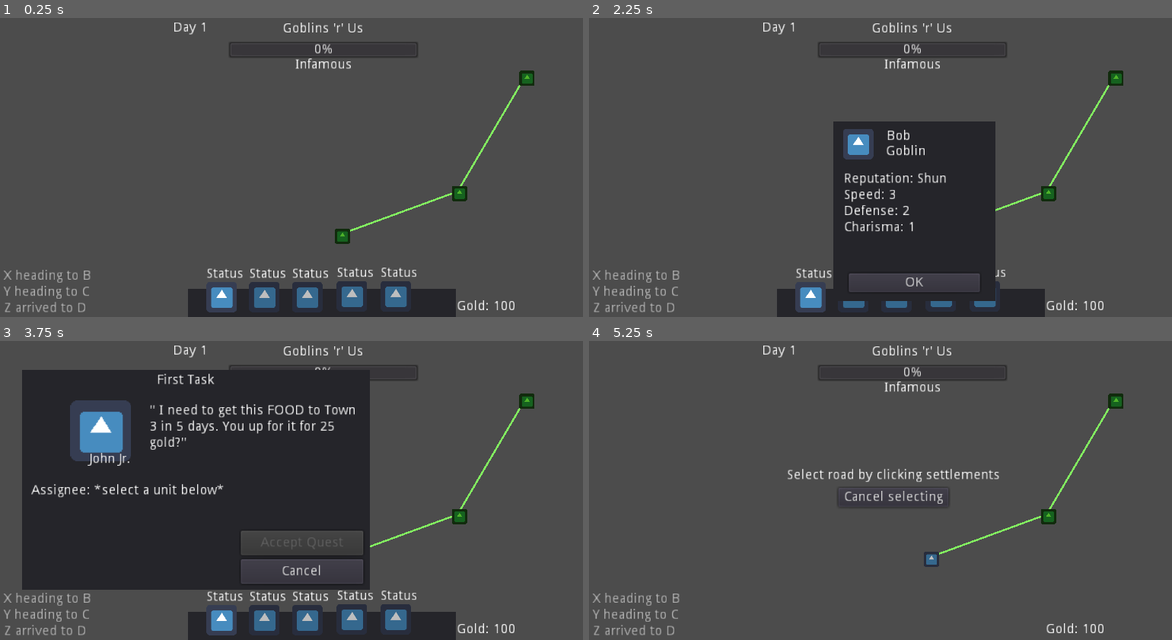
Above: before the commit, frames 1-4 (two rows, left to right).
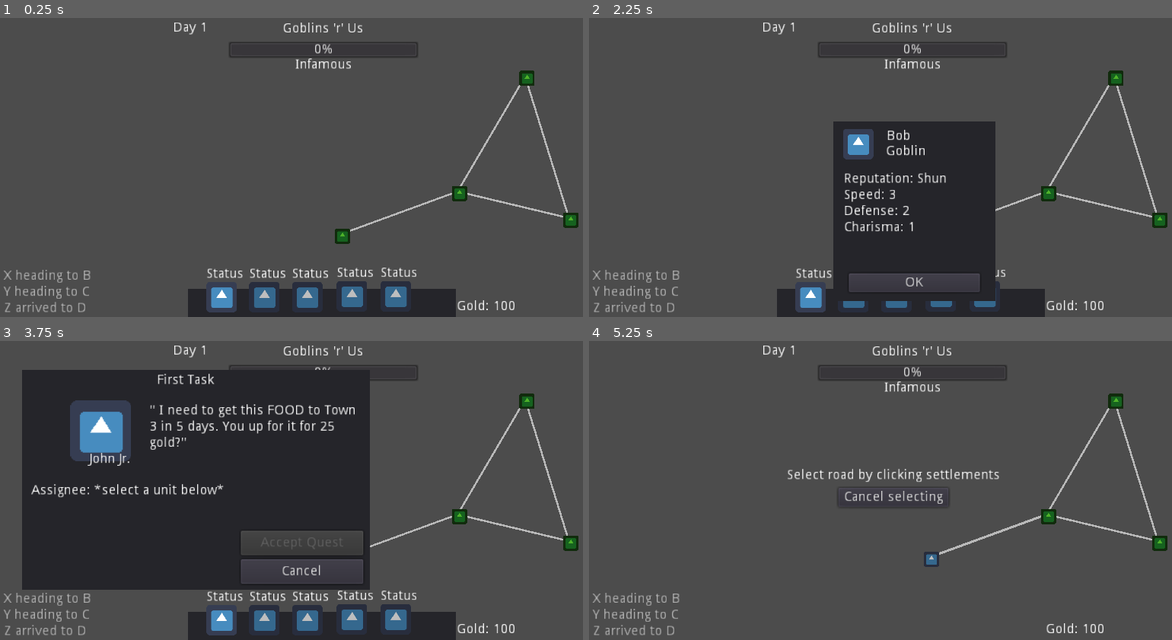
Above: after the commit, the same moments.

Repository: coderaurus/ludumdare-53
Game: Godot game, scene res://scenes/Main.tscn
Same seed, same stepped clock (60 frames per second), same inputs: the game is played once before the commit and once after it. The engine's default icon, where the game draws it, is replaced by a stand-in: a white triangle on a blue panel in a dark square.
Inputs (mouse positions are in pixels of both pictures, inside the frame that each line leads up to):
- Up to frame 1 (0.25 s): no input
- Up to frame 2 (2.25 s): click (932, 236) at 0.52 s; click "Cancel" at 1.25 s; click (810, 296) at 2.02 s
- Up to frame 3 (3.75 s): click "OK" at 2.75 s; click (343, 559) at 3.52 s
- Up to frame 4 (5.25 s): click (810, 619) at 4.27 s; click "Accept Quest" at 5 s

The runs differ from the first frame. In frame 1, 0.6% of the frame differs, in the area x 60-100%, y 22-72%; in frame 2, 0.6%; in frame 3, 0.6%; in frame 4, 0.7%.

Commit message:
Add path selection to goal

Diff:
--- a/scenes/Main.tscn
+++ b/scenes/Main.tscn
@@ -102,16 +102,30 @@
 
 [node name="Road" type="Line2D" parent="Map/Roads"]
 width = 2.0
-default_color = Color( 0.509804, 0.929412, 0.376471, 1 )
+default_color = Color( 1, 1, 1, 0.607843 )
 script = ExtResource( 8 )
 s_path_a = NodePath("../../Settlements/Settlement")
 s_path_b = NodePath("../../Settlements/Settlement2")
 
 [node name="Road2" type="Line2D" parent="Map/Roads"]
 width = 2.0
-default_color = Color( 0.509804, 0.929412, 0.376471, 1 )
+default_color = Color( 1, 1, 1, 0.607843 )
 script = ExtResource( 8 )
 s_path_a = NodePath("../../Settlements/Settlement2")
+s_path_b = NodePath("../../Settlements/Settlement3")
+
+[node name="Road3" type="Line2D" parent="Map/Roads"]
+width = 2.0
+default_color = Color( 1, 1, 1, 0.607843 )
+script = ExtResource( 8 )
+s_path_a = NodePath("../../Settlements/Settlement2")
+s_path_b = NodePath("../../Settlements/Settlement4")
+
+[node name="Road4" type="Line2D" parent="Map/Roads"]
+width = 2.0
+default_color = Color( 1, 1, 1, 0.607843 )
+script = ExtResource( 8 )
+s_path_a = NodePath("../../Settlements/Settlement4")
 s_path_b = NodePath("../../Settlements/Settlement3")
 
 [node name="Settlements" type="Node2D" parent="Map"]
@@ -141,6 +155,15 @@
 contact_name = "Johnette"
 
 [node name="CollisionShape2D" type="CollisionShape2D" parent="Map/Settlements/Settlement3"]
+shape = SubResource( 1 )
+
+[node name="Settlement4" type="Area2D" parent="Map/Settlements"]
+position = Vector2( 598, 216 )
+script = ExtResource( 4 )
+settlement_name = "Town 3"
+contact_name = "Johnette"
+
+[node name="CollisionShape2D" type="CollisionShape2D" parent="Map/Settlements/Settlement4"]
 shape = SubResource( 1 )
 
 [node name="UI" type="Control" parent="."]
@@ -239,6 +262,16 @@
 margin_bottom = 40.0
 text = "Cancel selecting"
 
+[node name="Confirm" type="Button" parent="UI/Route Selection"]
+visible = false
+anchor_left = 0.5
+anchor_right = 0.5
+margin_left = -58.0
+margin_top = 40.0
+margin_right = 58.0
+margin_bottom = 60.0
+text = "GO"
+
 [node name="Settlements" type="Control" parent="UI"]
 margin_right = 40.0
 margin_bottom = 40.0
@@ -284,6 +317,22 @@
 s_path = NodePath("../../../Map/Settlements/Settlement3")
 
 [node name="TextureButton" type="TextureButton" parent="UI/Settlements/Settlement 3"]
+modulate = Color( 0.305882, 0.698039, 0.160784, 1 )
+margin_right = 64.0
+margin_bottom = 64.0
+rect_scale = Vector2( 0.25, 0.25 )
+rect_pivot_offset = Vector2( -8, -8 )
+texture_normal = ExtResource( 3 )
+
+[node name="Settlement 4" type="Control" parent="UI/Settlements"]
+margin_left = 384.0
+margin_top = 128.0
+margin_right = 424.0
+margin_bottom = 168.0
+script = ExtResource( 6 )
+s_path = NodePath("../../../Map/Settlements/Settlement4")
+
+[node name="TextureButton" type="TextureButton" parent="UI/Settlements/Settlement 4"]
 modulate = Color( 0.305882, 0.698039, 0.160784, 1 )
 margin_right = 64.0
 margin_bottom = 64.0
@@ -802,10 +851,13 @@
 [connection signal="on_enter" from="Map/Settlements/Settlement" to="Map/Settlements/Settlement" method="_on_enter"]
 [connection signal="on_enter" from="Map/Settlements/Settlement2" to="Map/Settlements/Settlement2" method="_on_enter"]
 [connection signal="on_enter" from="Map/Settlements/Settlement3" to="Map/Settlements/Settlement3" method="_on_enter"]
+[connection signal="on_enter" from="Map/Settlements/Settlement4" to="Map/Settlements/Settlement4" method="_on_enter"]
 [connection signal="pressed" from="UI/Route Selection/Button" to="UI/Route Selection" method="_close"]
+[connection signal="pressed" from="UI/Route Selection/Confirm" to="UI/Route Selection" method="_confirm"]
 [connection signal="pressed" from="UI/Settlements/Settlement 1/TextureButton" to="UI/Settlements/Settlement 1" method="_open"]
 [connection signal="pressed" from="UI/Settlements/Settlement 2/TextureButton" to="UI/Settlements/Settlement 2" method="_open"]
 [connection signal="pressed" from="UI/Settlements/Settlement 3/TextureButton" to="UI/Settlements/Settlement 3" method="_open"]
+[connection signal="pressed" from="UI/Settlements/Settlement 4/TextureButton" to="UI/Settlements/Settlement 4" method="_open"]
 [connection signal="pressed" from="UI/Units/Unit 1/TextureButton" to="UI/Units/Unit 1" method="_on_inspect"]
 [connection signal="pressed" from="UI/Units/Unit 2/TextureButton" to="UI/Units/Unit 2" method="_on_inspect"]
 [connection signal="pressed" from="UI/Units/Unit 3/TextureButton" to="UI/Units/Unit 3" method="_on_inspect"]
--- a/scripts/Game.gd
+++ b/scripts/Game.gd
@@ -9,6 +9,9 @@
 var routing_quest
 var routing_unit
 var routing_roads_selected = []
+var last_st_added
+var last_r_added
+var route_finished = false
 
 # Called when the node enters the scene tree for the first time.
 func _ready():
@@ -28,33 +31,74 @@
 	UI.cancel_routing(routing_unit, routing_quest)
 
 func select_road(st : Settlement):
-	var r = map.get_road_to(st)
-	# add last road as an argument to connect
-	if routing_roads_selected.size() > 0:
-		var last = routing_roads_selected.size()-1
-		r = map.get_road_to(st, routing_roads_selected[last])
-
+	var last = null
 	var unit_at_r = map.get_road_by_unit(routing_unit, st)
-
-	if r == null:
-		printerr("No road from/to %s" % st.settlement_name)
-		return
 
 	# You have entries on the list
 	print("Routing has %s routes" % routing_roads_selected.size())
 	if routing_roads_selected.size() > 0:
-		var index = routing_roads_selected.find(r)
-		if index > -1:
+		last = routing_roads_selected.size() - 1
+		var lr = routing_roads_selected[last]
+		var nr = map.get_road_to(st, last_st_added)
+		# cannot find next road and last road has no connection to selected road
+		if nr == null and last > 0 and lr.s_node_a != st and lr.s_node_b != st:
+			return false
+		# determine if st is going to be removed
+		elif lr.s_node_a == st or lr.s_node_b == st:
+			var index = routing_roads_selected.find(lr)
+			lr.deselect()
 			routing_roads_selected.pop_at(index)
-			print("Road %s removed" % r)
+			close_neighbouring_settlements(st)
+			print("Road %s removed" % lr)
+			if routing_roads_selected.size() == 0:
+				last_r_added = null
+				last_st_added = null
+			check_destination(st)
 			return false
 		else:
-			routing_roads_selected.append(r)
-			print("Road %s added" % r)
+			lr = map.get_road_to(st, last_st_added)
+
+			lr.select()
+			lr.enable()
+			routing_roads_selected.append(lr)
+			open_neighboring_settlements(st)
+			print("Road %s added" % lr)
+			last_st_added = st
+			last_r_added = lr
+			check_destination(st)
 			return true
 	# No entries on the list, add the one player is
 	else:
 		var index = routing_roads_selected.find(unit_at_r)
 		routing_roads_selected.append(unit_at_r)
+		unit_at_r.select()
+		unit_at_r.enable()
 		print("Road %s added from unit" % unit_at_r)
+		open_neighboring_settlements(st)
+		last_st_added = st
+		last_r_added = unit_at_r
+		check_destination(st)
 		return true
+
+
+func check_destination(st):
+	if st == routing_quest.to:
+		UI.show_route_confirmation()
+	else:
+		UI.hide_route_confirmation()
+
+
+func open_neighboring_settlements(for_st: Settlement):
+	var roads = map.get_roads_from(for_st)
+	var valid_roads = []
+
+	for r in roads:
+		if !routing_roads_selected.has(r):
+			valid_roads.append(r)
+
+	map.enable_roads(valid_roads)
+
+
+func close_neighbouring_settlements(for_st: Settlement):
+	var roads = map.get_roads_from(for_st)
+	map.disable_roads(roads)
--- a/scripts/map/Map.gd
+++ b/scripts/map/Map.gd
@@ -24,8 +24,10 @@
 
 
 func get_road_to(st: Settlement, from: Settlement = null):
+	var reverse_roads = $Roads.get_children()
+	reverse_roads.invert()
 	for i in $Roads.get_child_count():
-		var r = $Roads.get_child(i)
+		var r = reverse_roads[i] as Road
 
 		if from == null:
 			if r.s_node_a == st or r.s_node_b == st:
@@ -59,3 +61,27 @@
 		if s.unit == u:
 			return u
 	return null
+
+
+func get_roads_from(st: Settlement):
+	var connected = []
+	for r in $Roads.get_children():
+		r = r as Road
+		if (r.s_node_a == st or r.s_node_b == st):
+			connected.append(r)
+	return connected
+
+
+func disable_roads(roads):
+	for r in roads:
+		(r as Road).disable()
+		(r as Road).deselect()
+
+
+func enable_roads(roads):
+	for r in roads:
+		(r as Road).enable()
+
+
+func move_quest_unit(u: Unit, roads):
+	print("Start moving!")
--- a/scripts/map/Road.gd
+++ b/scripts/map/Road.gd
@@ -24,3 +24,23 @@
 # Called every frame. 'delta' is the elapsed time since the previous frame.
 #func _process(delta):
 #	pass
+
+func disable():
+	width = 1
+
+
+func enable():
+	width = 2.5
+
+
+# Disable road from routing
+func deselect():
+	var color = Color.white
+	color.a = 0.6
+	set_default_color(color)
+
+
+func select():
+	var color = Color.greenyellow
+	color.a = 0.6
+	set_default_color(color)
--- a/scripts/map/Route Selection.gd
+++ b/scripts/map/Route Selection.gd
@@ -6,7 +6,14 @@
 	tween.tween_property(self, "rect_position", Vector2.UP * 200, 0.1).as_relative()
 
 
-func _close():
+func _close(cancelled = true):
 	var tween = get_tree().create_tween()
 	tween.tween_property(self, "rect_position", Vector2.DOWN * 200, 0.1).as_relative()
-	System.game.cancel_routing()
+	if cancelled:
+		System.game.cancel_routing()
+
+
+func _confirm():
+	_close(false)
+	$Confirm.visible = false
+	System.game.map.move_quest_unit(System.game.routing_quest.unit, System.game.routing_roads_selected)
--- a/scripts/map/Unit.gd
+++ b/scripts/map/Unit.gd
@@ -16,7 +16,7 @@
 export var pay = 100
 
 var quest = null
-
+var at
 
 signal on_inspect
 
--- a/scripts/ui/Quest_Window.gd
+++ b/scripts/ui/Quest_Window.gd
@@ -52,16 +52,20 @@
 	System.game.UI.selecting_quest = false
 
 
-func select_unit(unit : Unit):
-	unit_profile.texture = unit.portrait
-	unit_name.text = unit.unit_name
-	unit_stats.text = unit.get_stats()
-	unit_type = unit.unit_type_names[unit.unit_type]
+func select_unit(u : Unit):
+	unit = u
+	unit_profile.texture = u.portrait
+	unit_name.text = u.unit_name
+	unit_stats.text = u.get_stats()
+	unit_type = u.unit_type_names[u.unit_type]
 
 	accept_button.disabled = false
 
 
 func _on_accept():
 	_close()
+	settlement.unit = unit
+	unit.at = settlement
 	System.game.map.disable_settlement(settlement)
 	System.game.start_routing(quest, unit)
+	System.game.open_neighboring_settlements(settlement)
--- a/scripts/ui/Settlement_Button.gd
+++ b/scripts/ui/Settlement_Button.gd
@@ -31,7 +31,8 @@
 		tween.tween_property(self, "rect_scale", Vector2.ONE * 1.2, 0.1)
 	elif rect_scale != Vector2.ONE:
 		tween.tween_property(self, "rect_scale", Vector2.ONE, 0.1)
-
+	else:
+		tween.kill()
 
 func disable():
 	$TextureButton.disabled = true
--- a/scripts/ui/UIManager.gd
+++ b/scripts/ui/UIManager.gd
@@ -148,11 +148,21 @@
 	_toggle_sound()
 	SoundManager.sound("click")
 
+
 func start_routing():
 	routing = true
 	route_selction.open()
 	unit_selector.hide()
 
+
 func cancel_routing(q: Quest, u: Unit):
 	unit_selector.show()
 	open_quest(System.game.map.settlement_unit_at(u), q)
+
+
+func show_route_confirmation():
+	route_selction.get_node("Confirm").visible = true
+
+
+func hide_route_confirmation():
+	route_selction.get_node("Confirm").visible = false
